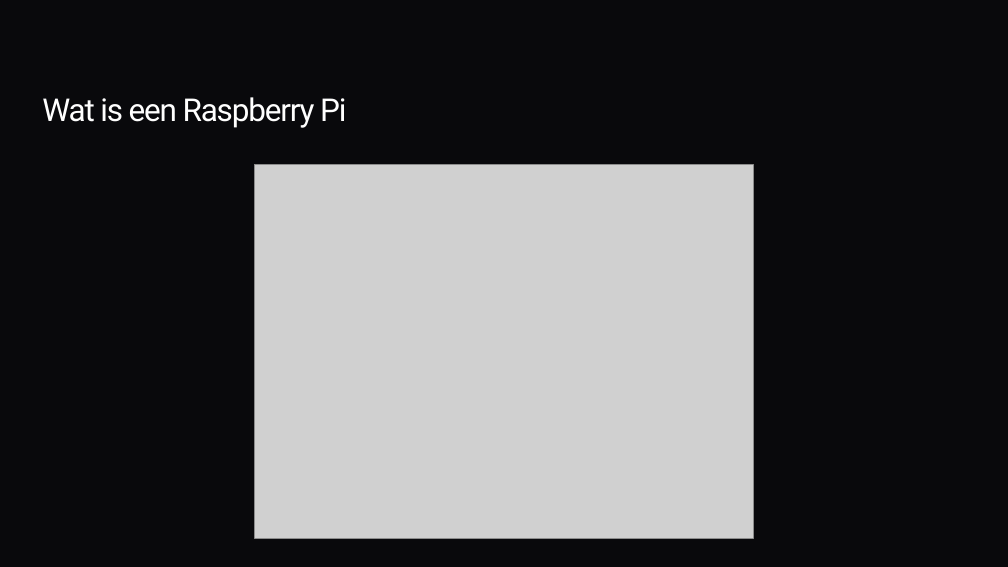
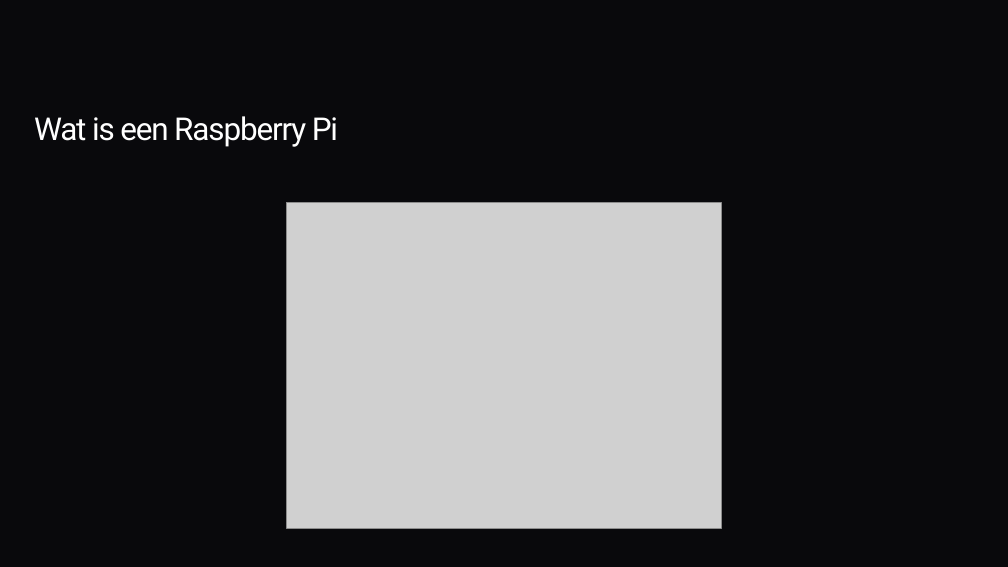
Before and after one commit to GunnarrD/Gunnarrs-eindwerk, a slide deck: slide 2 of eindwerk presentatie.pptx. Drawn at 1008x567 pixels with LibreOffice and Linux fonts; fonts in the diff are those of the drawing; grey boxes stand for pictures; background and template pictures are left out. Boxes give left, top, right and bottom in pixels: in the first picture for what was removed or moved away, otherwise in the second. Text is boxed around its words. In the diff, an @@ line names an element or a change of style, - is before the commit and + after.

```diff
--- a/eindwerk presentatie.pptx
+++ b/eindwerk presentatie.pptx
@@ title "Wat is een Raspberry Pi" moved from (x1=42, y1=97, x2=346, y2=128) to (x1=34, y1=116, x2=338, y2=147) @@
@@ title "Wat is een Raspberry Pi" at (x1=34, y1=116, x2=338, y2=147): vertical alignment top to bottom @@
@@ picture resized from (x1=255, y1=165, x2=753, y2=538) to (x1=287, y1=203, x2=721, y2=529) @@
```
Also in this commit, not shown: 4 other slides changed, 1 slide added, 1 slide removed.
